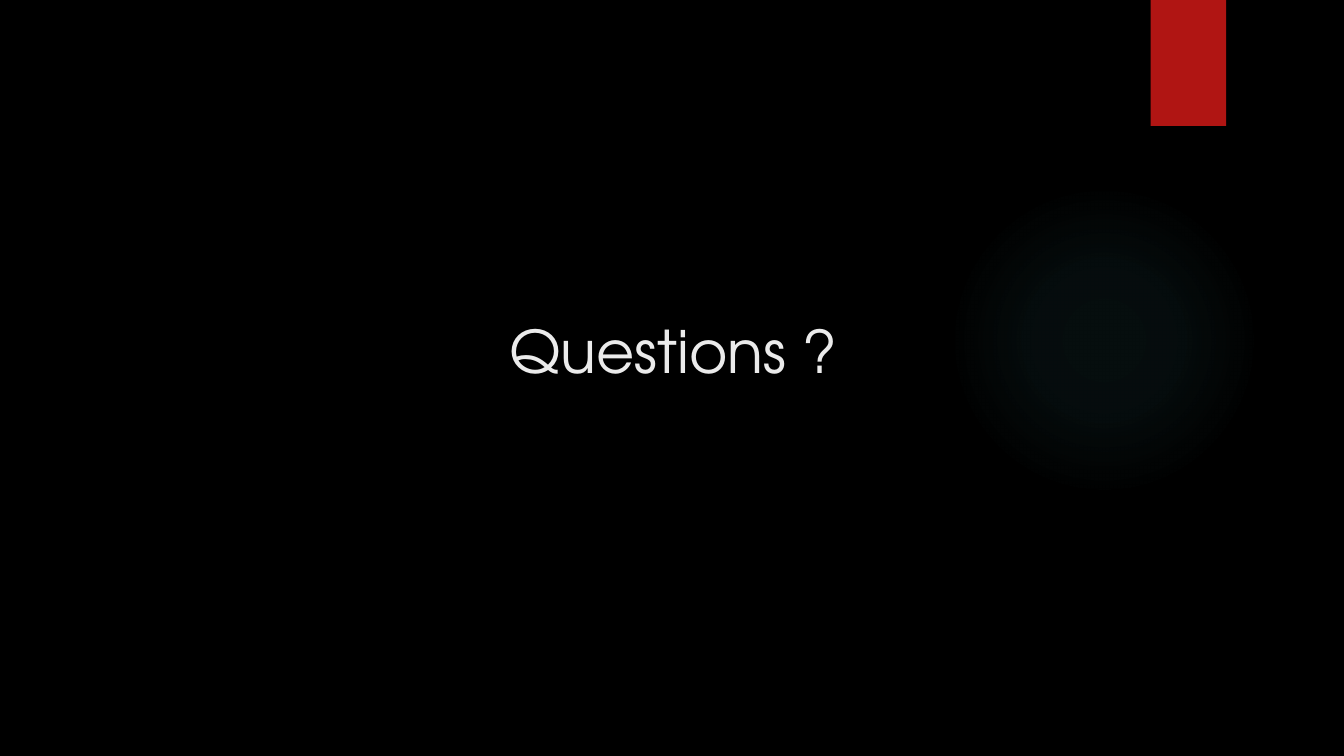
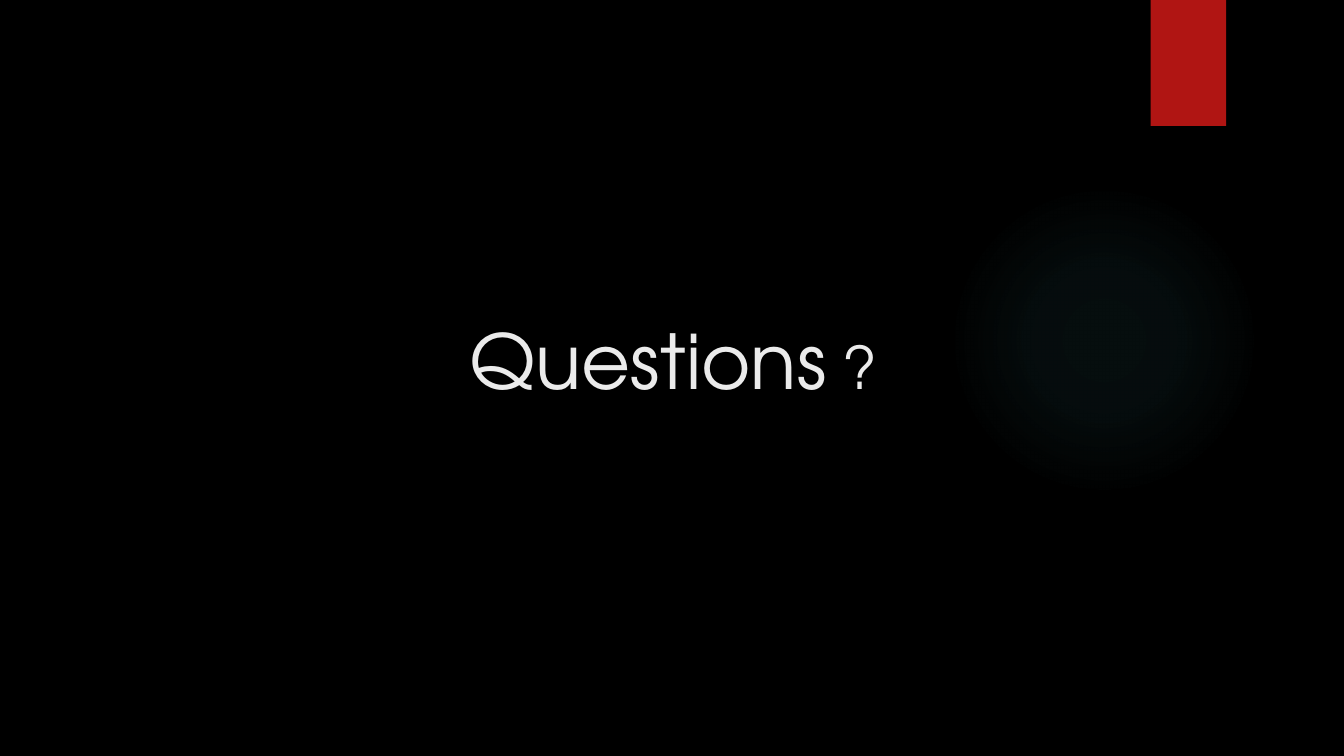
Before and after one commit to mbonjour/Shoot4Stats, a slide deck: slide 21 of Documentation/Défense/Shoot4stats.pptx (slide 13 before the commit). Drawn at 1344x756 pixels with LibreOffice and Linux fonts; fonts in the diff are those of the drawing; background and template pictures are left out. Boxes give left, top, right and bottom in pixels: in the first picture for what was removed or moved away, otherwise in the second. Text is boxed around its words. In the diff, an @@ line names an element or a change of style, - is before the commit and + after.

```diff
--- a/Documentation/Défense/Shoot4stats.pptx
+++ b/Documentation/Défense/Shoot4stats.pptx
@@ title "Questions ?": place and size @@
-title "Questions ?" at (509, 328, 786, 374)
+title "Questions ?" at (470, 332, 827, 390)
@@ title "Questions ?" at (470, 332, 827, 390): size 42 to 54 pt @@
```
Also in this commit, not shown: 9 other slides changed, 10 slides added, 2 slides removed, 1 other file.
